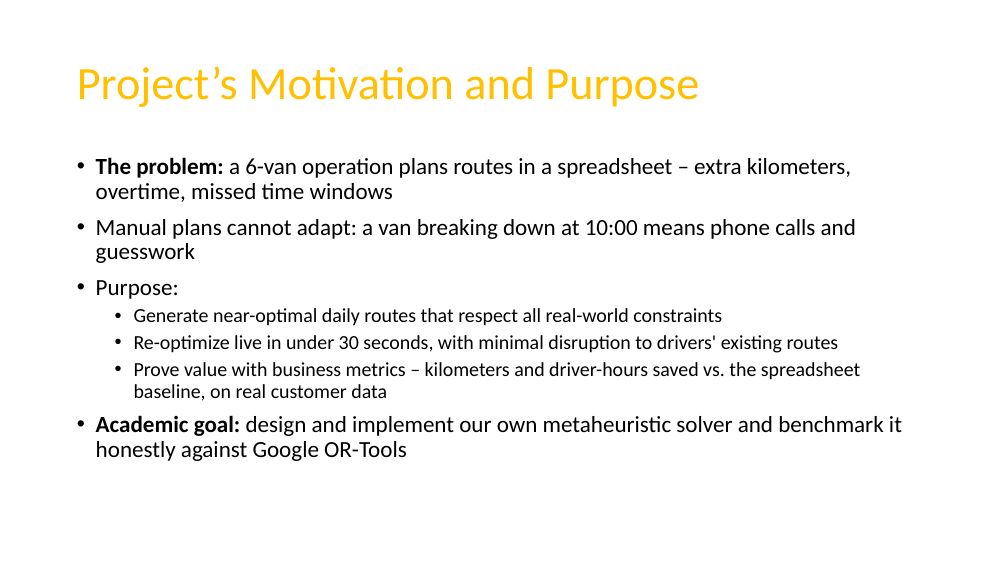
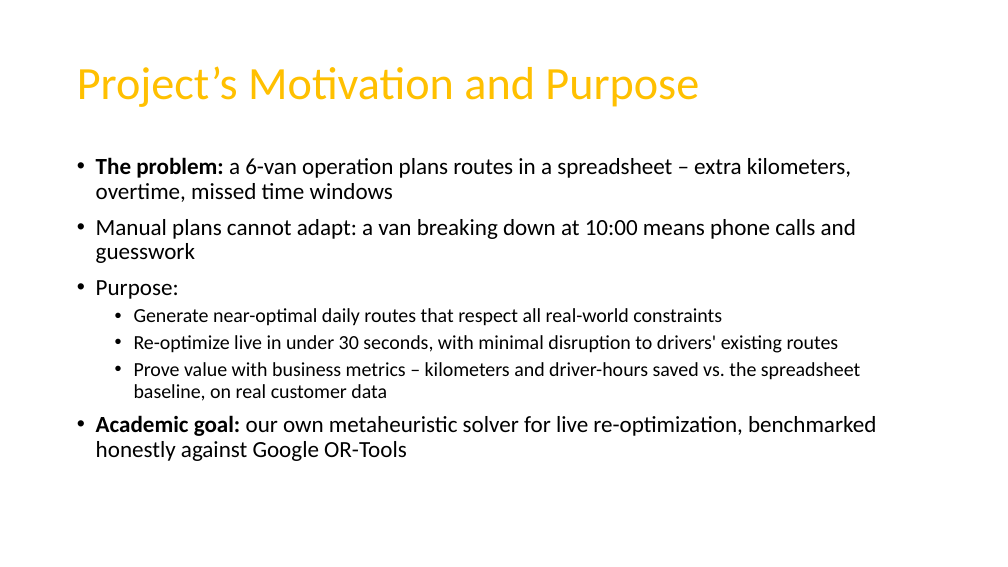
Before and after one commit to NaimElijah/DispatchFlow, a slide deck: slide 5 of docs/presentation/DispatchFlow_Presentation.pptx. Drawn at 1008x567 pixels with LibreOffice and Linux fonts; fonts in the diff are those of the drawing. Boxes give left, top, right and bottom in pixels: in the first picture for what was removed or moved away, otherwise in the second. Text is boxed around its words. In the diff, an @@ line names an element or a change of style, - is before the commit and + after.

Commit message:
docs(solver): adopt OR-Tools first and a research solver track
The initial deck used OR-Tools only as a benchmark baseline and
scheduled our own solver before the platform, so the product, the
demo and the pilot depended on the least predictable component.
Align every planning doc on the agreed strategy instead.

- ADR-004: every solver behind one Solver port in the optimization
  service, chosen by name and judged by the shared validator and
  objective. A failing solver raises one typed error, with no
  fallback to another solver.
- ADR-005: OR-Tools runs the product (Phase 1). Our Clarke-Wright +
  ALNS solver is a measured research track aimed at re-optimization
  (Phase 2), with a benchmark protocol fixed in advance and a
  deterministic CI regression gate.
- Requirements: revise FR-20, FR-42, FR-43 and FR-46; add FR-51
  (PyVRP reference), the NFR-24/NFR-25 solver research targets and
  two non-goals; open Q-29/Q-30 for the values still to be agreed
  with the advisor; fix the source links.
- Implementation plan (.md and .txt) and deck slides 5, 6, 8 and
  10-12 follow the same strategy and timeline.

Refs: ADR-004, ADR-005

```diff
--- a/docs/presentation/DispatchFlow_Presentation.pptx
+++ b/docs/presentation/DispatchFlow_Presentation.pptx
@@ text at bbox=[96, 415, 876, 461]: text changed @@
-• Academic goal: design and implement our own metaheuristic solver and benchmark it honestly against Google OR-Tools
+• Academic goal: our own metaheuristic solver for live re-optimization, benchmarked honestly against Google OR-Tools
```
Also in this commit, not shown: 5 other slides changed, 6 other files.
